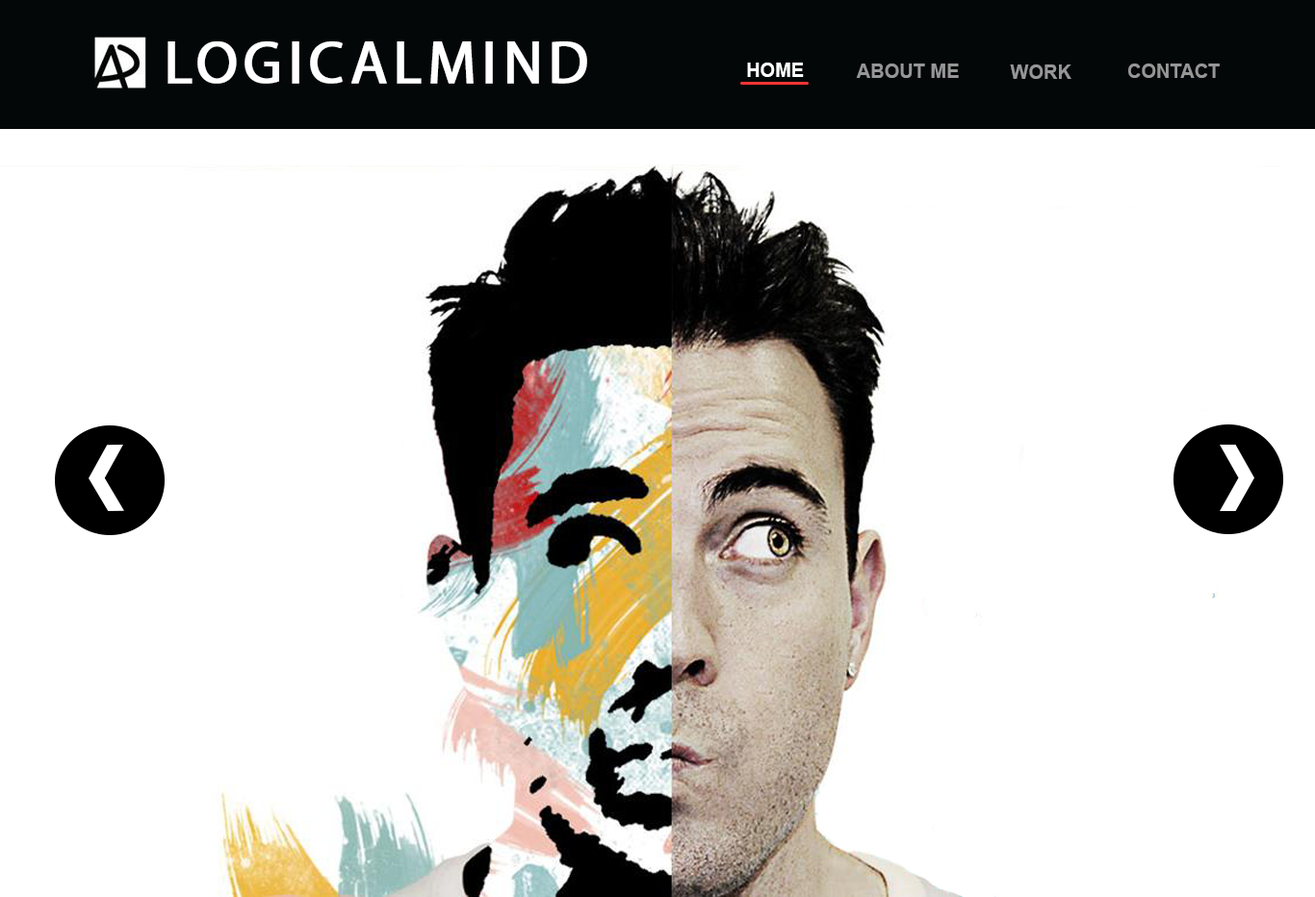
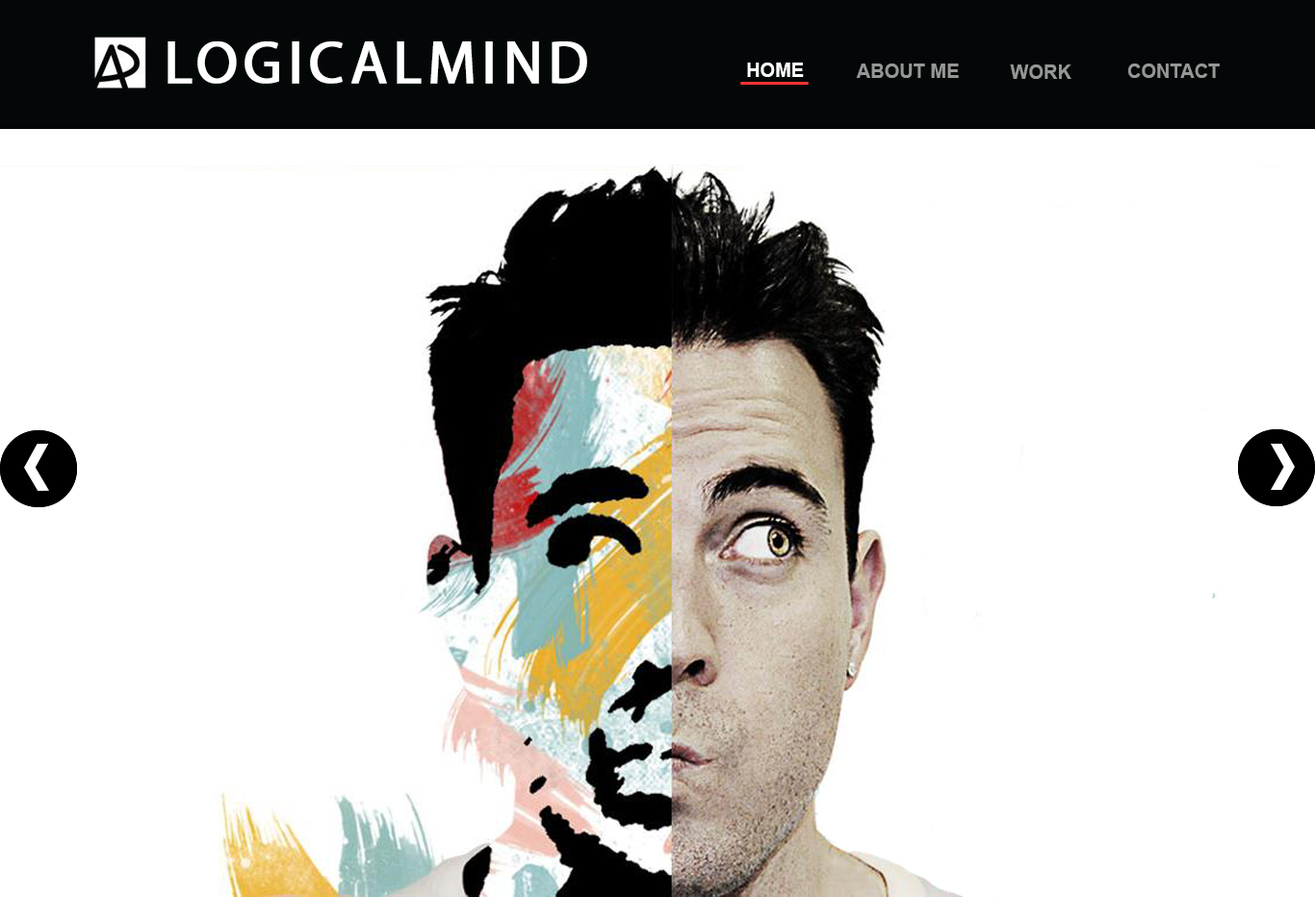
Layers edited between the first and the second 1315 × 897 image:
added group "LeftArrow copy" with 2 layers above "RightArrow copy" over left=0, top=430, right=78, bottom=508
added layer "Shape 1" (1st of 4, in "LeftArrow copy") in group "LeftArrow copy" over left=24, top=443, right=50, bottom=491
added layer "Ellipse 1" (1st of 4, in "LeftArrow copy") in group "LeftArrow copy" over left=0, top=430, right=78, bottom=508
added group "RightArrow copy" with 2 layers above "LeftArrow" over left=1237, top=429, right=1315, bottom=507
added layer "Shape 1" (2nd of 4, in "RightArrow copy") in group "RightArrow copy" over left=1270, top=443, right=1295, bottom=490
added layer "Ellipse 1" (2nd of 4, in "RightArrow copy") in group "RightArrow copy" over left=1237, top=429, right=1315, bottom=507
painted on "Shape 1" (3rd of 4, in "LeftArrow") over left=24, top=443, right=125, bottom=512
painted on "Ellipse 1" (3rd of 4, in "LeftArrow") over left=0, top=425, right=165, bottom=536
painted on "Shape 1" (4th of 4, in "RightArrow") over left=1219, top=443, right=1295, bottom=512
painted on "Ellipse 1" (4th of 4, in "RightArrow") over left=1173, top=424, right=1315, bottom=535
